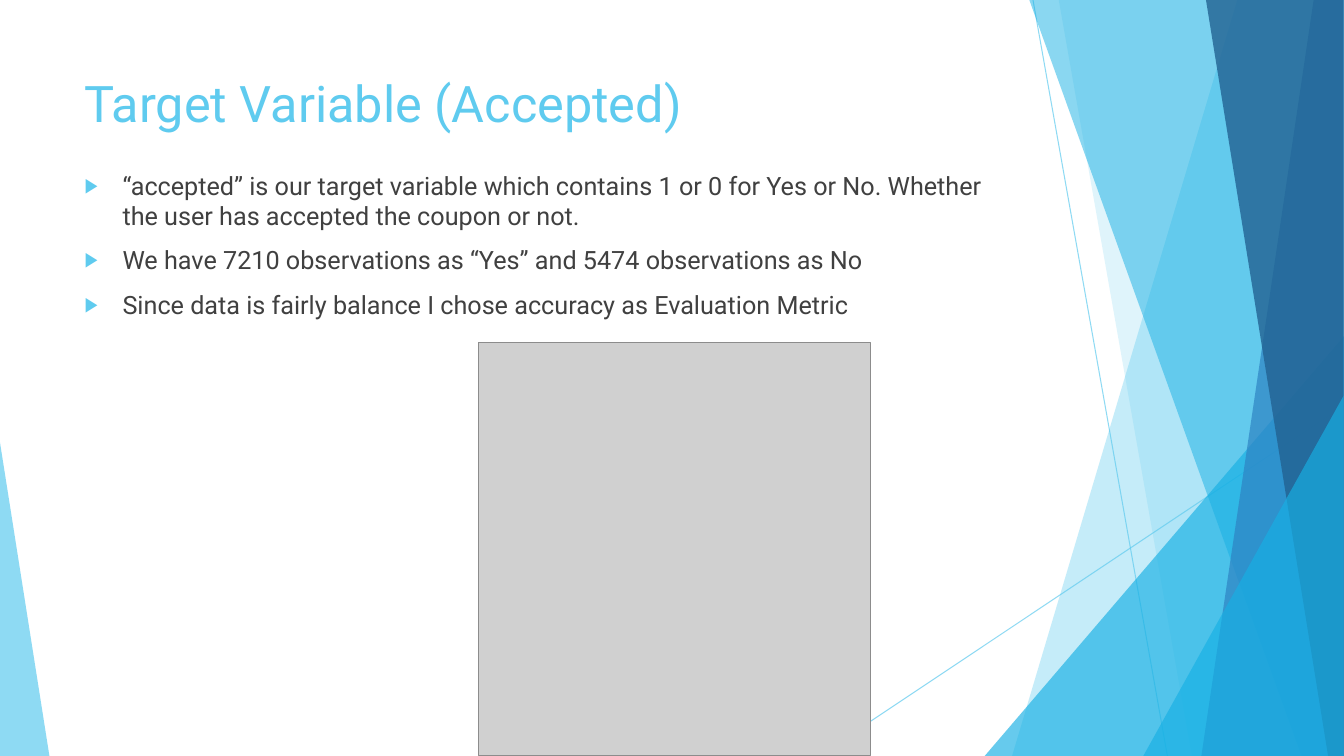
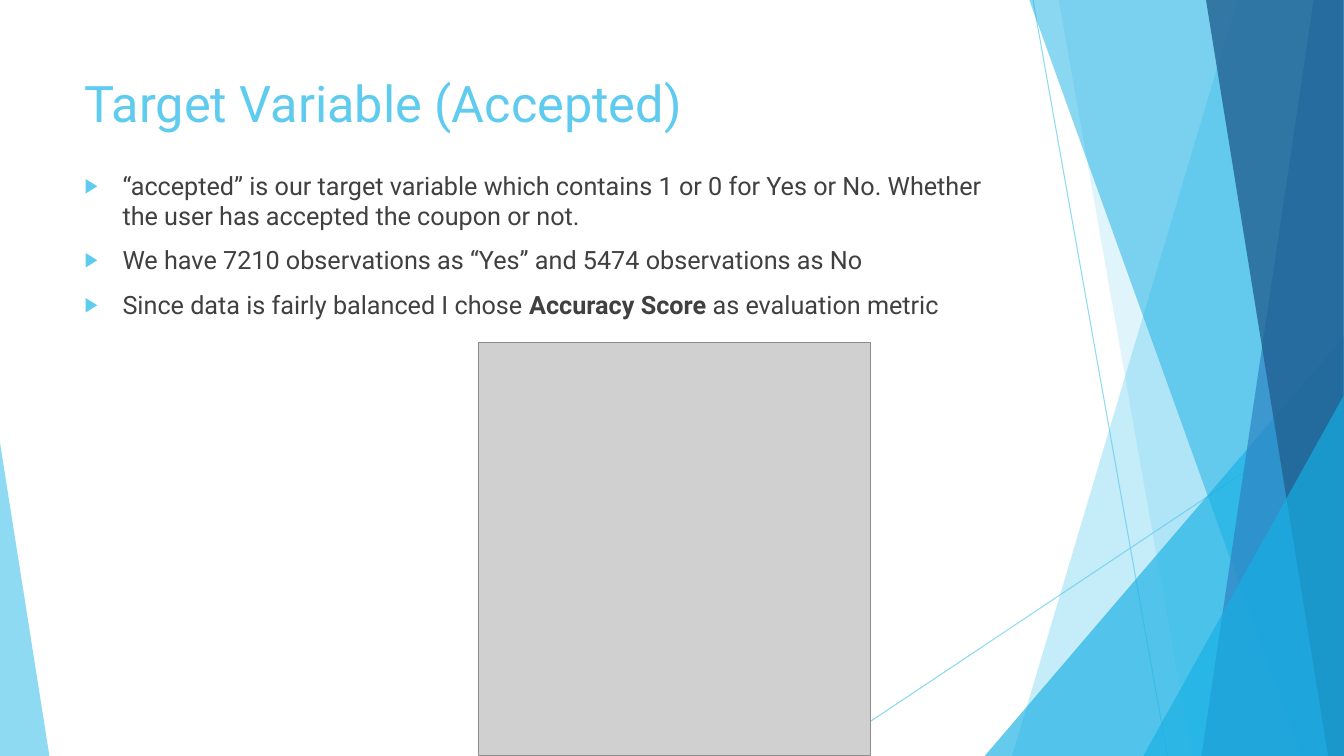
Before and after one commit to meghrajkonduskar/In-Drive-Coupon-Recommendation-Project, a slide deck: slide 4 of In Drive Coupon Recommendation.pptx. Drawn at 1344x756 pixels with LibreOffice and Linux fonts; fonts in the diff are those of the drawing; grey boxes stand for pictures. Boxes give left, top, right and bottom in pixels: in the first picture for what was removed or moved away, otherwise in the second. Text is boxed around its words. In the diff, an @@ line names an element or a change of style, - is before the commit and + after.

```diff
--- a/In Drive Coupon Recommendation.pptx
+++ b/In Drive Coupon Recommendation.pptx
@@ text at [123,295,938,320]: text changed @@
-▶ Since data is fairly balance I chose accuracy as Evaluation Metric
+▶ Since data is fairly balanced I chose Accuracy Score as evaluation metric
```
Also in this commit, not shown: 5 other slides changed, 20 slides added, 1 slide removed, 28 other files.
